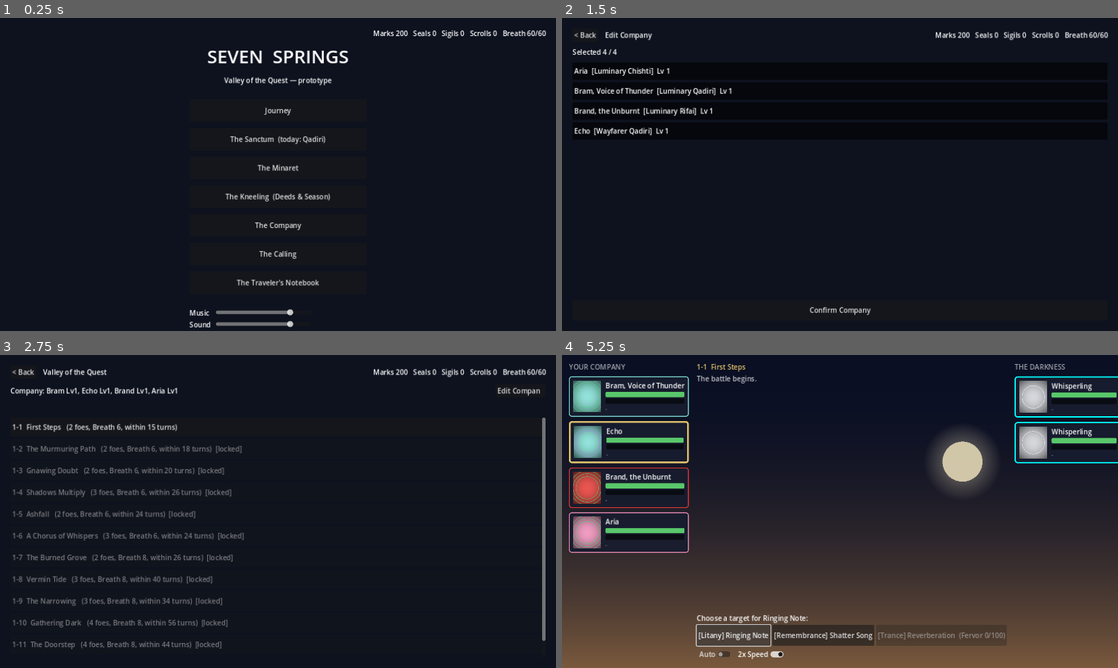
Above: before the commit, frames 1-4 (two rows, left to right).
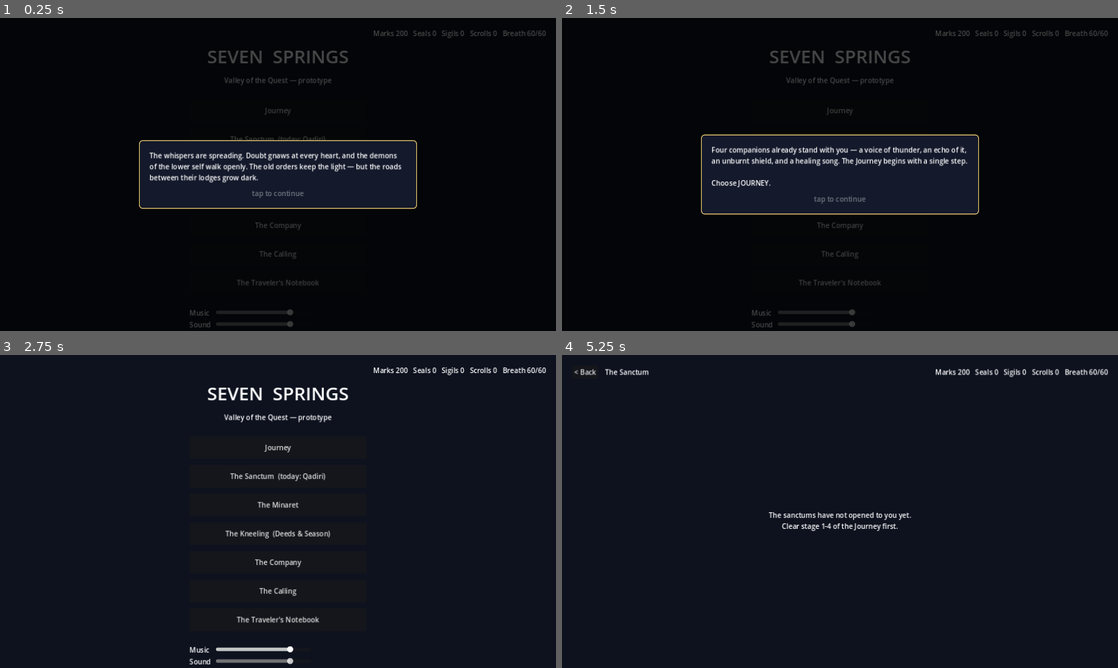
Above: after the commit, the same moments.

Repository: Muhammadan92/SufiGacha
Game: Godot game, scene res://scenes/main.tscn
Two runs of this game, one before a commit and one after it. Both use one fixed random seed, a clock stepped at 60 frames per second and the inputs below.
Inputs (mouse positions are in pixels of both pictures, inside the frame that each line leads up to):
- Up to frame 1 (0.25 s): no input
- Up to frame 2 (1.5 s): click "Journey" at 0.5 s; click (1084, 52) at 1.25 s, where only the run before the commit has a clickable "Edit Company"
- Up to frame 3 (2.75 s): click (278, 646) at 2 s, where only the run before the commit has a clickable "Confirm Company"
- Up to frame 4 (5.25 s): click (840, 477) at 2.75 s, where only the run after the commit has a clickable "The Sanctum (today: Qadiri)"; click (840, 426) at 3.5 s, where only the run before the commit has a clickable "1-1 First Steps (2 foes, Brea…"; click (756, 655) at 4.25 s, where only the run before the commit has a clickable "Auto"; click (734, 636) at 5 s, where only the run before the commit has a clickable "[Litany] Ringing Note"

The runs differ from the first frame. In frame 1, 4.8% of the frame differs, in the area x 25-99%, y 3-99%; in frame 2, 5.4%; in frame 3, 7.7%; in frame 4, 55%, in the area x 0-100%, y 2-100%.

Commit message:
First-session tutorial: 5-step guided flow in the 1.1 register
- show_tutorial overlay helper (dim + gold-bordered panel, tap-through
  message queues) in ScreenBase
- Steps: home intro (the whispers spread / you are a Seeker / choose
  Journey) -> stage select (Breath, tokens, three stars — 'a star you
  cannot reach today is a puzzle, not bad luck') -> first battle (turn
  order, Litany/Remembrance/Trance, enemy-Trance warning, 'no dice here')
  -> first victory (tokens + the gambling-free Calling) -> systems reveal
  (Sanctum/Minaret/Deeds/Notebook)
- Battle timer holds until the tutorial panels finish; Minaret/Sanctum
  battles never trigger it
- tutorial_step persisted; migration: existing saves with progress skip
  straight to done
- systems_test: advance chain + double-advance no-op

Co-Authored-By: Claude Fable 5 <noreply@anthropic.com>

Diff:
--- a/scripts/screens/battle_screen.gd
+++ b/scripts/screens/battle_screen.gd
@@ -167,7 +167,16 @@
 	for unit: BattleUnit in manager.enemies:
 		cards[unit] = _make_card(enemy_column, unit)
 	_refresh_cards()
-	timer.start()
+	if game.tutorial_at(2) and minaret_floor == 0 and not is_sanctum:
+		show_tutorial([
+			"Your company stands on the left; the darkness on the right. The card with the GOLD border acts now — speed decides the order, and the bars show each fighter's health and Fervor.",
+			"Each companion carries three abilities:\n\nLITANY — always ready; builds Fervor.\nREMEMBRANCE — stronger, with a cooldown.\nTRANCE — their ultimate, unleashed when the Fervor bar fills.",
+			"Watch the enemy's Fervor too: when a foe's bar burns red with warning, their Trance is coming — plan for it.\n\nThere are no dice here. Every number is exact; every outcome is earned. If you fall short, your plan was short. Begin.",
+		], func() -> void:
+			game.advance_tutorial(2)
+			timer.start())
+	else:
+		timer.start()
 
 
 # --- unit cards -----------------------------------------------------------------
--- a/scripts/screens/home_screen.gd
+++ b/scripts/screens/home_screen.gd
@@ -34,6 +34,13 @@
 
 	v.add_child(HSeparator.new())
 	_build_settings(v)
+
+	if game.tutorial_at(0):
+		show_tutorial([
+			"The whispers are spreading. Doubt gnaws at every heart, and the demons of the lower self walk openly. The old orders keep the light — but the roads between their lodges grow dark.",
+			"You are a Seeker. Your calling: gather a company from the great orders, walk the Seven Valleys, and drive the darkness back — one victory at a time.",
+			"Four companions already stand with you — a voice of thunder, an echo of it, an unburnt shield, and a healing song. The Journey begins with a single step.\n\nChoose JOURNEY.",
+		], func() -> void: game.advance_tutorial(0))
 
 
 func _build_settings(parent: Control) -> void:
--- a/scripts/screens/results_screen.gd
+++ b/scripts/screens/results_screen.gd
@@ -50,3 +50,9 @@
 	cont.custom_minimum_size = Vector2(280, 48)
 	cont.pressed.connect(func() -> void: screens.goto("stages"))
 	v.add_child(cont)
+
+	if game.tutorial_at(3) and summary.get("victory", false):
+		show_tutorial([
+			"Your first victory. XP raises your companions' levels; Marks and Seals fill your purse.",
+			"Spend them in THE CALLING: every companion of every order has a fixed, visible price. No chance, no gambling — you choose exactly who walks beside you, and the Journey provides the means.",
+		], func() -> void: game.advance_tutorial(3))
--- a/scripts/screens/screen_base.gd
+++ b/scripts/screens/screen_base.gd
@@ -80,6 +80,57 @@
 		game.marks, game.seals, game.sigils, game.scrolls, game.breath, game.BREATH_MAX]
 
 
+## Sequential tutorial panels: dims the screen, shows messages one tap at a
+## time, then calls on_done. Used by the first-session flow (GDD §14 tutorial).
+func show_tutorial(messages: Array, on_done: Callable = Callable()) -> void:
+	var overlay := ColorRect.new()
+	overlay.color = Color(0, 0, 0, 0.72)
+	overlay.set_anchors_and_offsets_preset(Control.PRESET_FULL_RECT)
+	overlay.mouse_filter = Control.MOUSE_FILTER_STOP
+	add_child(overlay)
+
+	var center := CenterContainer.new()
+	center.set_anchors_and_offsets_preset(Control.PRESET_FULL_RECT)
+	center.mouse_filter = Control.MOUSE_FILTER_IGNORE
+	overlay.add_child(center)
+
+	var panel := PanelContainer.new()
+	panel.custom_minimum_size = Vector2(640, 0)
+	var style := StyleBoxFlat.new()
+	style.bg_color = Color(0.08, 0.1, 0.17)
+	style.set_border_width_all(2)
+	style.border_color = ACCENT
+	style.set_corner_radius_all(8)
+	style.set_content_margin_all(24)
+	panel.add_theme_stylebox_override("panel", style)
+	center.add_child(panel)
+
+	var v := VBoxContainer.new()
+	v.add_theme_constant_override("separation", 12)
+	panel.add_child(v)
+	var text := Label.new()
+	text.autowrap_mode = TextServer.AUTOWRAP_WORD_SMART
+	text.custom_minimum_size = Vector2(592, 0)
+	v.add_child(text)
+	var hint := Label.new()
+	hint.text = "tap to continue"
+	hint.horizontal_alignment = HORIZONTAL_ALIGNMENT_CENTER
+	hint.add_theme_color_override("font_color", Color(1, 1, 1, 0.4))
+	v.add_child(hint)
+
+	var queue: Array = messages.duplicate()
+	text.text = str(queue.pop_front())
+	overlay.gui_input.connect(func(event: InputEvent) -> void:
+		if event is InputEventMouseButton and event.pressed and event.button_index == MOUSE_BUTTON_LEFT:
+			sfx("ui_tap")
+			if queue.is_empty():
+				overlay.queue_free()
+				if on_done.is_valid():
+					on_done.call()
+			else:
+				text.text = str(queue.pop_front()))
+
+
 func unit_title(id: String) -> String:
 	var u: UnitData = db.units[id]
 	return "%s  [%s %s]  Lv %d" % [
--- a/scripts/screens/stage_select_screen.gd
+++ b/scripts/screens/stage_select_screen.gd
@@ -41,6 +41,17 @@
 	for stage: StageData in db.stage_order:
 		list.add_child(_stage_button(stage))
 
+	if game.tutorial_at(1):
+		show_tutorial([
+			"Each stage costs Breath, and Breath returns with time — one every six minutes, even while you're away.\n\nVictory earns Silver Marks and XP; a stage's FIRST clear grants Violet Seals, and valley bosses guard Emerald Sigils.",
+			"Every stage holds three stars: clear it, let no companion fall, and finish within the turn target. There are no dice in this world — a star you cannot reach today is a puzzle, not bad luck.\n\nBegin with 1-1: First Steps.",
+		], func() -> void: game.advance_tutorial(1))
+	elif game.tutorial_at(4):
+		show_tutorial([
+			"The Path widens as you walk it. The SANCTUM opens after stage 1-4 — a different order keeps it each day, and Teaching Scrolls earned there refine your companions' technique.",
+			"The MINARET opens after 1-6: an endless climb, free of Breath, with treasures on every fifth floor.\n\nAnd each day brings DEEDS — find them under the season's name on the home screen. Fulfilling them raises your season tier, and the season's story waits in the Traveler's Notebook.\n\nWalk well, Seeker.",
+		], func() -> void: game.advance_tutorial(4))
+
 
 func _stage_button(stage: StageData) -> Button:
 	var b := Button.new()
--- a/scripts/systems/game_state.gd
+++ b/scripts/systems/game_state.gd
@@ -82,6 +82,21 @@
 var season := {}   # {"id", "tier_xp": int, "tier": int, "paid": bool}
 var deeds := {}    # {"day_key", "week_key", "daily": [..], "weekly": [..]}
 var sanctum := {}  # {"day_key", "runs": int}
+
+## First-session tutorial progress: 0 intro → 1 stage select → 2 first
+## battle → 3 first results → 4 systems reveal → 5 done.
+var tutorial_step := 0
+const TUTORIAL_DONE := 5
+
+
+func tutorial_at(step: int) -> bool:
+	return tutorial_step == step
+
+
+func advance_tutorial(from_step: int) -> void:
+	if tutorial_step == from_step:
+		tutorial_step += 1
+		save()
 
 # Lazy sibling lookup (not @onready, not an absolute path) so headless tests
 # that build the tree manually still work — autoloads and test doubles are
@@ -522,6 +537,7 @@
 		"breath": breath, "breath_ts": breath_ts, "cleared": cleared,
 		"stars": stars, "minaret_floor": minaret_floor,
 		"season": season, "deeds": deeds, "sanctum": sanctum,
+		"tutorial_step": tutorial_step,
 	}
 	var f := FileAccess.open(SAVE_PATH, FileAccess.WRITE)
 	if f:
@@ -550,6 +566,9 @@
 			season = blob.get("season", {})
 			deeds = blob.get("deeds", {})
 			sanctum = blob.get("sanctum", {})
+			# migration: pre-tutorial saves with progress skip the tutorial
+			tutorial_step = int(blob.get("tutorial_step",
+				TUTORIAL_DONE if not cleared.is_empty() else 0))
 			for id in roster:  # v2 -> v3: mastery field
 				if not roster[id].has("mastery"):
 					roster[id]["mastery"] = 0
@@ -576,6 +595,7 @@
 	season = {}
 	deeds = {}
 	sanctum = {}
+	tutorial_step = 0
 	for id in STARTERS:
 		grant_unit(id)
 	tick_time()
--- a/tests/systems_test.gd
+++ b/tests/systems_test.gd
@@ -160,6 +160,16 @@
 	assert(game.seals == seals_after_free + 2, "paid track grants 2 Seals")
 	print("deeds + season pass ok")
 
+	# --- tutorial flow ---
+	assert(game.tutorial_step == 0, "fresh profile starts the tutorial")
+	game.advance_tutorial(0)
+	game.advance_tutorial(0)  # double-advance must be a no-op
+	assert(game.tutorial_step == 1)
+	for s in range(1, 5):
+		game.advance_tutorial(s)
+	assert(game.tutorial_step == game.TUTORIAL_DONE)
+	print("tutorial ok")
+
 	# --- sanctum ---
 	assert(not game.sanctum_unlocked())
 	game.cleared[game.SANCTUM_UNLOCK_STAGE] = true
Not shown, changed: PROGRESS.md
